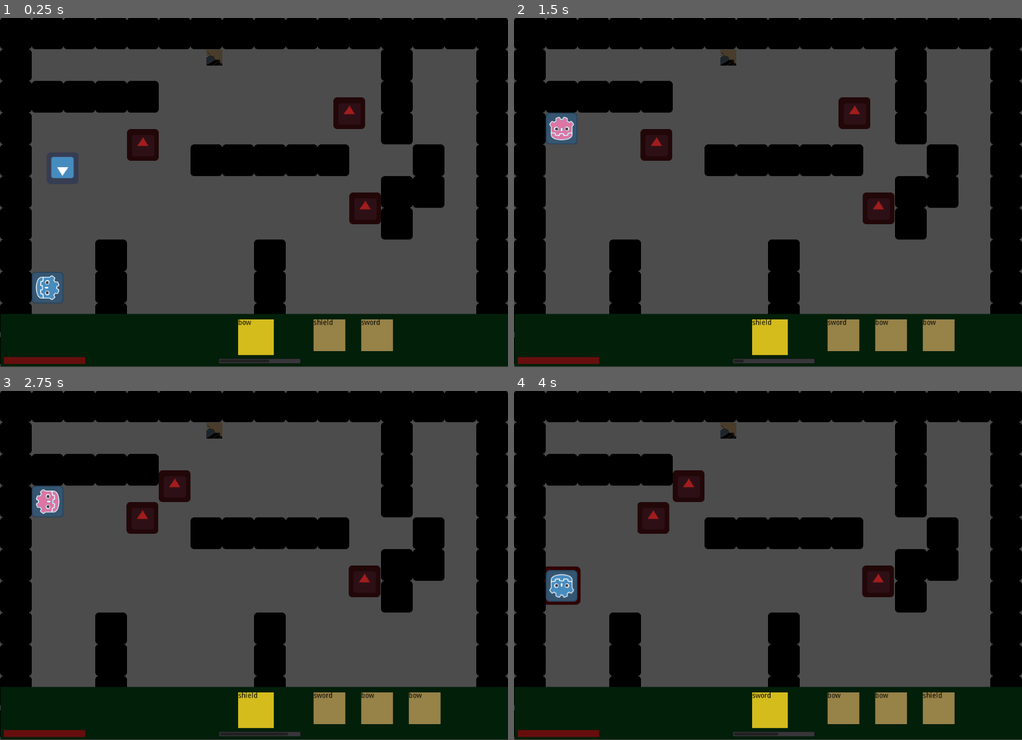
Above: before the commit, frames 1-4 (two rows, left to right).
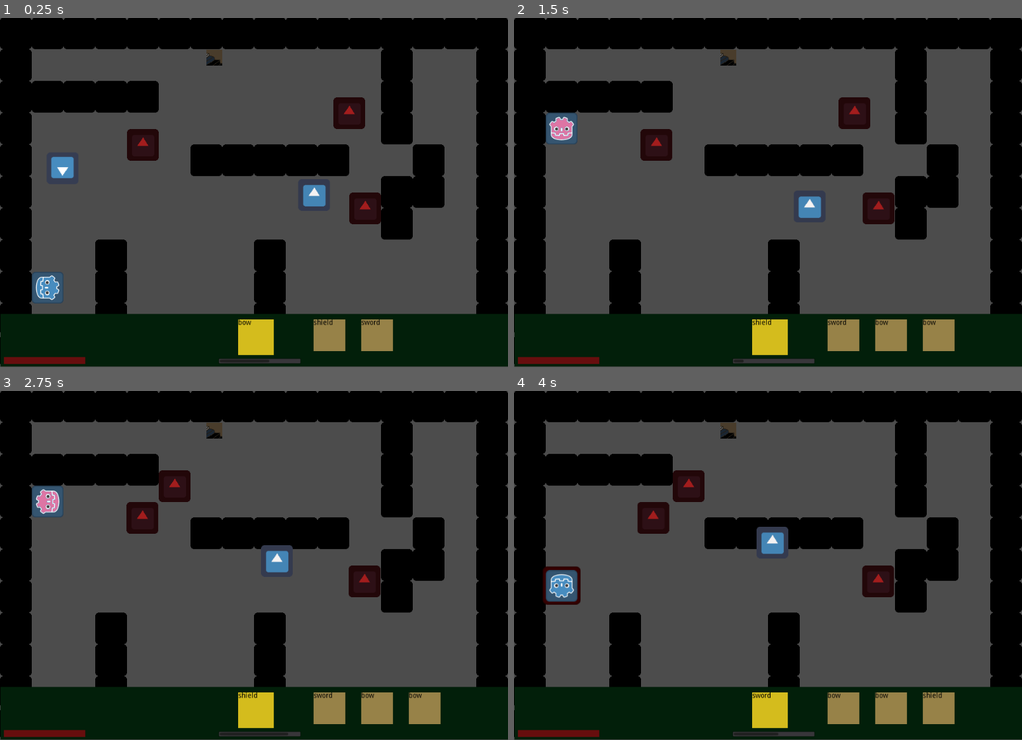
Above: after the commit, the same moments.

Repository: mfurtak/gmtk-game-jam-2019
Game: Godot game, scene res://Main.tscn
Two runs of this game, one before a commit and one after it. Both use one fixed random seed, a clock stepped at 60 frames per second and the inputs below. The engine's default icon, where the game draws it, is replaced by a stand-in: a white triangle on a blue panel in a dark square.
Inputs:
- Up to frame 1 (0.25 s): no input
- Up to frame 2 (1.5 s): hold Up (ui_up) from 0.53 s (still down); tap Space (ui_select) at 0.77 s
- Up to frame 3 (2.75 s): tap Space (ui_select) at 1.52 s; release Up (ui_up) at 2.03 s; hold Left (ui_left) from 2.03 s (still down)
- Up to frame 4 (4 s): tap Space (ui_select) at 3.02, 3.77 s; release Left (ui_left) at 3.53 s; hold Down (ui_down) from 3.53 s (still down)

The runs differ from the first frame. In frame 1, 0.3% of the frame differs, in the area x 59-65%, y 47-54%; in frame 2, 0.3%; in frame 3, 0.3%; in frame 4, 0.5%, in the area x 5-54%, y 38-61%.

Commit message:
ghosties fear arrows and ignore walls

Diff:
--- a/gmtk-godot/Arrow.gd
+++ b/gmtk-godot/Arrow.gd
@@ -5,18 +5,21 @@
 var dead = false
 
 func _ready():
-	connect('body_entered', self, '_on_body_entered')
+	connect('body_entered', self, '_on_entered')
+	connect('area_entered', self, '_on_entered')
 
 func _physics_process(delta):
 	if not dead:
 		position += direction*SPEED
 
-func _on_body_entered(body):
+func _on_entered(body):
+	print(body.name)
 	if not dead:
 		if body.name == "TileMap":
 			dead = true
 		if body.has_method("on_shot"):
 			body.on_shot()
+			print(body.name)
 			queue_free()
 
 func set_direction(new_direction):
--- /dev/null
+++ b/gmtk-godot/Ghostie.gd
@@ -0,0 +1,41 @@
+extends Area2D
+
+var direction = Vector2()
+var velocity = Vector2()
+
+const SPEED = 8
+const TOP_SPEED = 30
+const DECELERATION = 0.9
+
+onready var player = get_node("/root/Main/Player")
+# Called when the node enters the scene tree for the first time.
+
+func _ready():
+	connect('body_entered', self, '_on_body_entered')
+
+func _on_body_entered(body):
+	print("ghost entered: ", body.name)
+	if body.name == "Player":
+		print("BOO!")
+
+# Called every frame. 'delta' is the elapsed time since the previous frame.
+func _process(delta):
+	var player_direction = (lerp(player.position, position, .5) - position).normalized()
+
+	velocity.x = max(min(player_direction.x * SPEED + velocity.x, TOP_SPEED), -TOP_SPEED)
+	velocity.y =  max(min(player_direction.y * SPEED + velocity.y, TOP_SPEED), -TOP_SPEED)
+	position += velocity * delta
+
+func on_attacked():
+	pass
+
+func on_shot():
+	self.queue_free()
+
+func _physics_process(delta):
+	#print(player.global_position)
+	#print(get_position())
+    # detect player overlap in x or y?
+	#print("ASDF" + str(player))
+	#print("facebook.com" + str(player.translation))
+	pass
--- /dev/null
+++ b/gmtk-godot/Ghostie.tscn
@@ -0,0 +1,18 @@
+[gd_scene load_steps=4 format=2]
+
+[ext_resource path="res://Ghostie.gd" type="Script" id=1]
+[ext_resource path="res://icon.png" type="Texture" id=2]
+
+[sub_resource type="RectangleShape2D" id=1]
+extents = Vector2( 32, 32 )
+
+[node name="Ghostie" type="Area2D"]
+position = Vector2( 640, 352 )
+script = ExtResource( 1 )
+
+[node name="Sprite" type="Sprite" parent="."]
+modulate = Color( 0.956863, 0.94902, 0.94902, 1 )
+texture = ExtResource( 2 )
+
+[node name="CollisionShape2D" type="CollisionShape2D" parent="."]
+shape = SubResource( 1 )
--- a/gmtk-godot/Main.tscn
+++ b/gmtk-godot/Main.tscn
@@ -1,36 +1,20 @@
-[gd_scene load_steps=8 format=2]
+[gd_scene load_steps=9 format=2]
 
 [ext_resource path="res://Main.gd" type="Script" id=1]
-[ext_resource path="res://Exit.tscn" type="PackedScene" id=2]
-[ext_resource path="res://Player.tscn" type="PackedScene" id=3]
-[ext_resource path="res://Thwomp.tscn" type="PackedScene" id=4]
-[ext_resource path="res://simple_tileset.tres" type="TileSet" id=5]
-[ext_resource path="res://HUD.tscn" type="PackedScene" id=6]
-[ext_resource path="res://Pickup.tscn" type="PackedScene" id=7]
+[ext_resource path="res://simple_tileset.tres" type="TileSet" id=2]
+[ext_resource path="res://Exit.tscn" type="PackedScene" id=3]
+[ext_resource path="res://Player.tscn" type="PackedScene" id=4]
+[ext_resource path="res://Thwomp.tscn" type="PackedScene" id=5]
+[ext_resource path="res://Ghostie.tscn" type="PackedScene" id=6]
+[ext_resource path="res://HUD.tscn" type="PackedScene" id=7]
+[ext_resource path="res://Pickup.tscn" type="PackedScene" id=8]
 
 [node name="Main" type="Node"]
 script = ExtResource( 1 )
 
-[node name="Exit" parent="." instance=ExtResource( 2 )]
-position = Vector2( 432, 80 )
-
-[node name="Player" parent="." instance=ExtResource( 3 )]
-position = Vector2( 96, 544 )
-
-[node name="Enemies" type="Node" parent="."]
-
-[node name="Thwomp" parent="Enemies" instance=ExtResource( 4 )]
-position = Vector2( 288, 256 )
-
-[node name="Thwomp1" parent="Enemies" instance=ExtResource( 4 )]
-position = Vector2( 704, 192 )
-
-[node name="Thwomp2" parent="Enemies" instance=ExtResource( 4 )]
-position = Vector2( 736, 384 )
-
 [node name="TileMap" type="TileMap" parent="."]
 position = Vector2( 0, -1 )
-tile_set = ExtResource( 5 )
+tile_set = ExtResource( 2 )
 collision_bounce = 1.0
 format = 1
 tile_data = PoolIntArray( 0, 0, 0, 1, 0, 0, 2, 0, 0, 3, 0, 0, 4, 0, 0, 5, 0, 0, 6, 0, 0, 7, 0, 0, 8, 0, 0, 9, 0, 0, 10, …(838 unchanged characters)…
@@ -38,22 +22,43 @@
 "_edit_lock_": true
 }
 
+[node name="Exit" parent="." instance=ExtResource( 3 )]
+position = Vector2( 432, 80 )
+
+[node name="Player" parent="." instance=ExtResource( 4 )]
+position = Vector2( 96, 544 )
+
+[node name="Enemies" type="Node" parent="."]
+editor/display_folded = true
+
+[node name="Thwomp" parent="Enemies" instance=ExtResource( 5 )]
+position = Vector2( 288, 256 )
+
+[node name="Thwomp1" parent="Enemies" instance=ExtResource( 5 )]
+position = Vector2( 704, 192 )
+
+[node name="Thwomp2" parent="Enemies" instance=ExtResource( 5 )]
+position = Vector2( 736, 384 )
+
+[node name="Ghostie" parent="Enemies" instance=ExtResource( 6 )]
+
 [node name="HUD" parent="." groups=[
 "ItemSwap",
-] instance=ExtResource( 6 )]
+] instance=ExtResource( 7 )]
 
 [node name="Pickups" type="Node" parent="."]
+editor/display_folded = true
 
-[node name="ShieldPickup" parent="Pickups" instance=ExtResource( 7 )]
+[node name="ShieldPickup" parent="Pickups" instance=ExtResource( 8 )]
 visible = false
 position = Vector2( 129.062, 383.974 )
 
-[node name="SwordPickup" parent="Pickups" instance=ExtResource( 7 )]
+[node name="SwordPickup" parent="Pickups" instance=ExtResource( 8 )]
 visible = false
 position = Vector2( 64.2627, 66.4053 )
 
-[node name="BowPickup" parent="Pickups" instance=ExtResource( 7 )]
+[node name="BowPickup" parent="Pickups" instance=ExtResource( 8 )]
 position = Vector2( 126.384, 303.109 )
 
-[node name="Pickup" parent="Pickups" instance=ExtResource( 7 )]
+[node name="Pickup" parent="Pickups" instance=ExtResource( 8 )]
 visible = false
